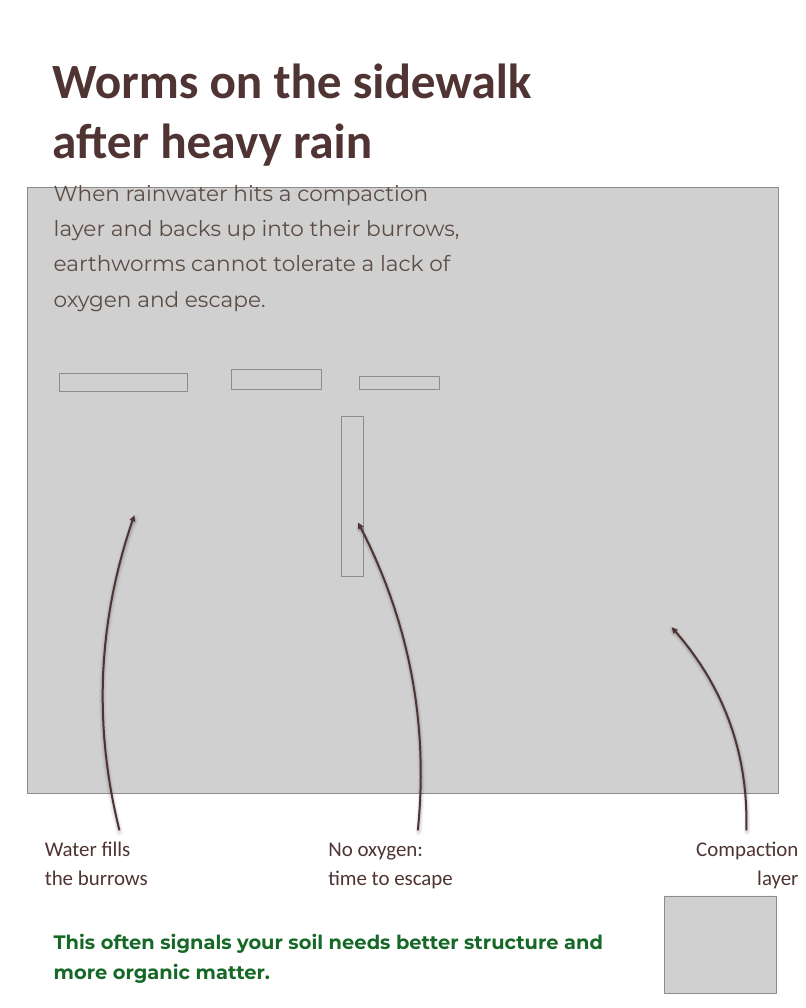
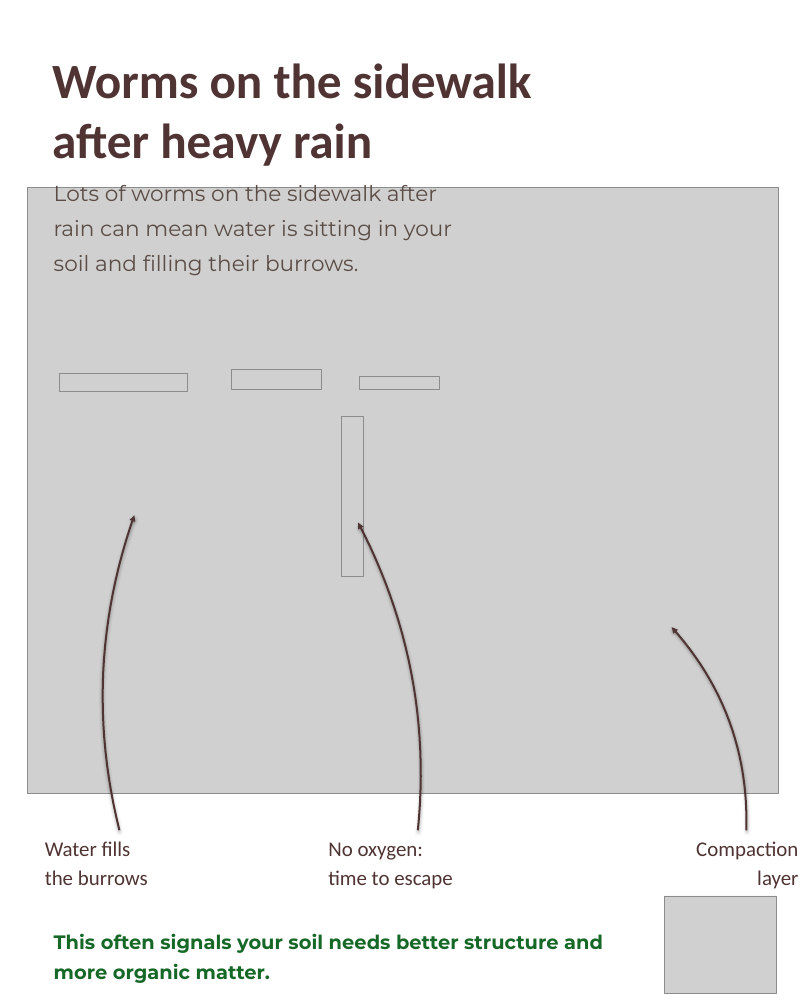
Before and after one commit to linneamoritznyc/final-SFWsite-Linnea, a slide deck: slide 3 of social/earthworm-day-2026-10-21/21-10-2026-wed-ig-earthworm-jar.pptx. Drawn at 806x1008 pixels with LibreOffice and Linux fonts; fonts in the diff are those of the drawing; grey boxes stand for pictures. Boxes give left, top, right and bottom in pixels: in the first picture for what was removed or moved away, otherwise in the second. Text is boxed around its words. In the diff, an @@ line names an element or a change of style, - is before the commit and + after.

```diff
--- a/social/earthworm-day-2026-10-21/21-10-2026-wed-ig-earthworm-jar.pptx
+++ b/social/earthworm-day-2026-10-21/21-10-2026-wed-ig-earthworm-jar.pptx
@@ text at [54,180,452,275]: text changed @@
-When rainwater hits a compaction layer and backs up into their burrows, earthworms cannot tolerate a lack of oxygen and escape.
+Lots of worms on the sidewalk after rain can mean water is sitting in your soil and filling their burrows.
```
Also in this commit, not shown: 3 other slides changed, 6 other files.
